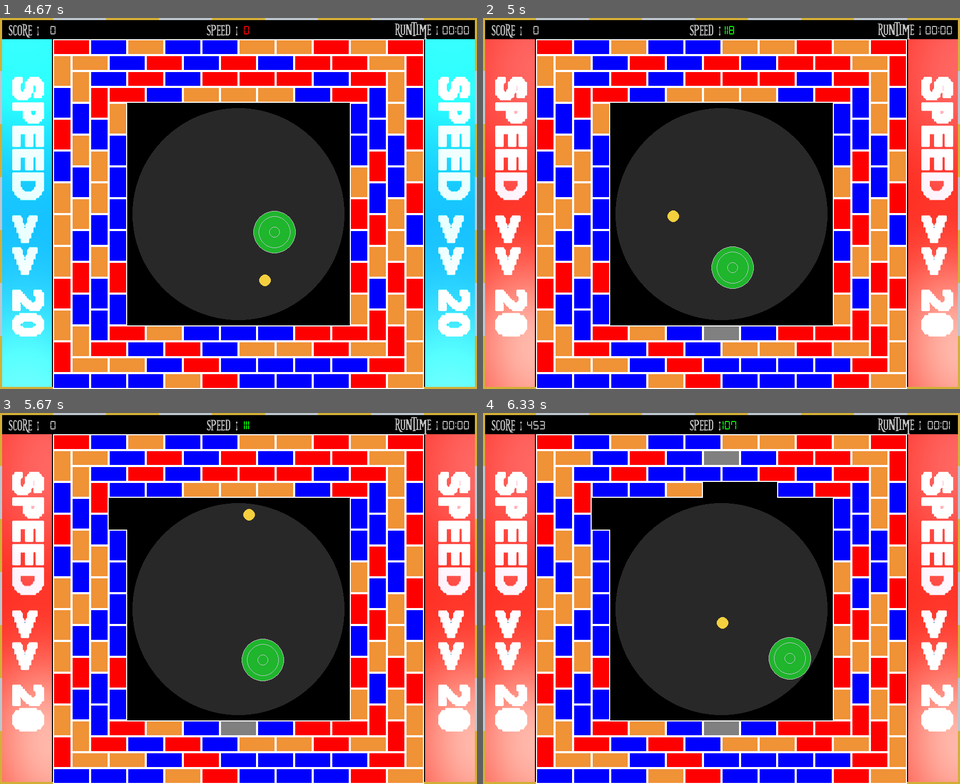
Above: before the commit, frames 1-4 (two rows, left to right).
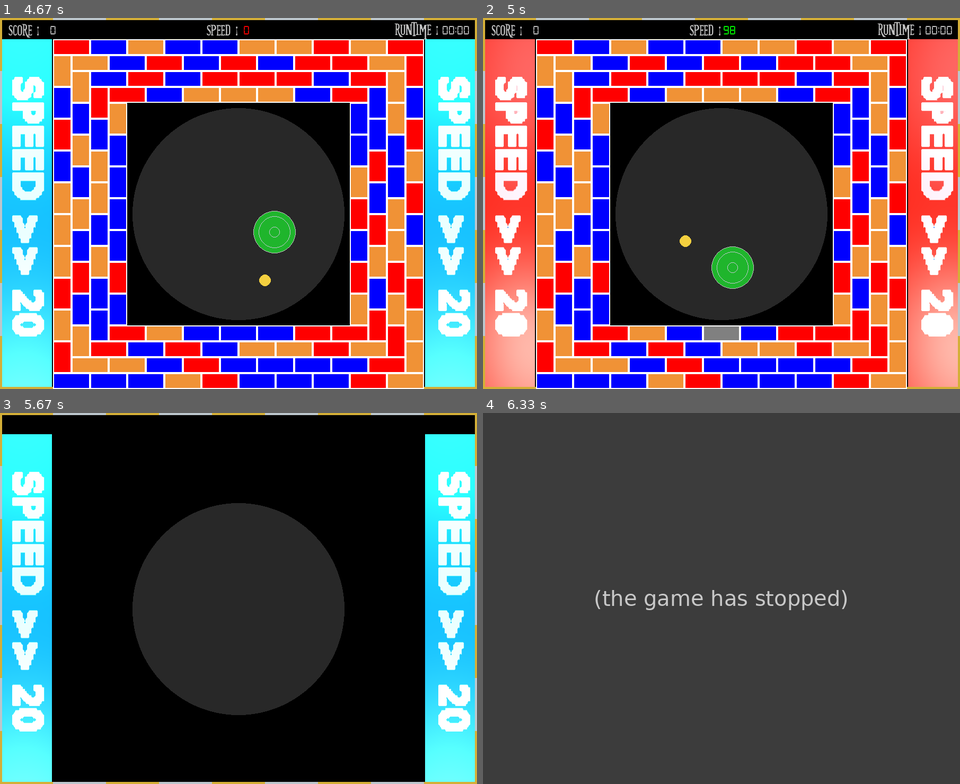
Above: after the commit, the same moments.

Repository: thealphadollar/brkout
Game: pygame game, started from main.py
The game is run twice, just before and just after one commit, with the same random seed, the same clock (stepped at 60 frames per second) and the same inputs.
Inputs:
- Up to frame 1 (4.67 s): tap Enter at 0.33 s; hold Right 0.67-1.13 s; hold Up 1.17-1.47 s; hold Right 1.5-1.97 s; hold Left 2-2.53 s; hold Down 2.57-2.87 s; hold Left 2.9-3.3 s; hold Up 3.33-3.7 s; hold Right 3.73-4.37 s; hold Down from 4.4 s (still down)
- Up to frame 2 (5 s): release Down at 4.77 s; hold Left from 4.8 s (still down)
- Up to frame 3 (5.67 s): release Left at 5.27 s; hold Right from 5.3 s (still down)
- Up to frame 4 (6.33 s): release Right at 5.77 s

Frame 1 is identical in both runs. In frame 2, 0.2% of the frame differs, in the area x 38-53%, y 2-62%; in frame 3, 61%; in frame 4, 82%, in the area x 0-100%, y 0-100%.
After the commit the program exited at 5.98 s; later frames show no game.

Commit message:
Update constants.py

Diff:
--- a/constants.py
+++ b/constants.py
@@ -37,7 +37,7 @@
 ball_radius = 11
 menu_ball_speed = 15
 main_ball_speed = 0
-MAX_BALL_SPEED = 12
+MAX_BALL_SPEED = 10
 ball_mass = 5
 friction = .005
 
@@ -51,6 +51,8 @@
 credits_name = pygame.font.Font(os.path.join(assets_directory, 'Halo3.ttf'), 55)
 main_screen_text = pygame.font.Font(os.path.join(assets_directory, 'FutureTimeSplittersupdate.otf'), 36)
 main_screen_number = pygame.font.Font(os.path.join(assets_directory, 'digital-7.ttf'), 25)
+pause_text = pygame.font.Font(os.path.join(assets_directory, 'chiller.ttf'), 50)
+pause_text_s = pygame.font.Font(os.path.join(assets_directory, 'chiller.ttf'), 65)
 
 # music files
 
@@ -84,3 +86,5 @@
 striker_colors = [green, red, magenta, blue]
 brick_colors = [pure_red, credit_orange, pure_blue]
 color_option_palette = [[green, light_green], [red, light_red], [magenta, light_magenta], [blue, light_blue]]
+pause_col = grey
+pause_sel_col = green
